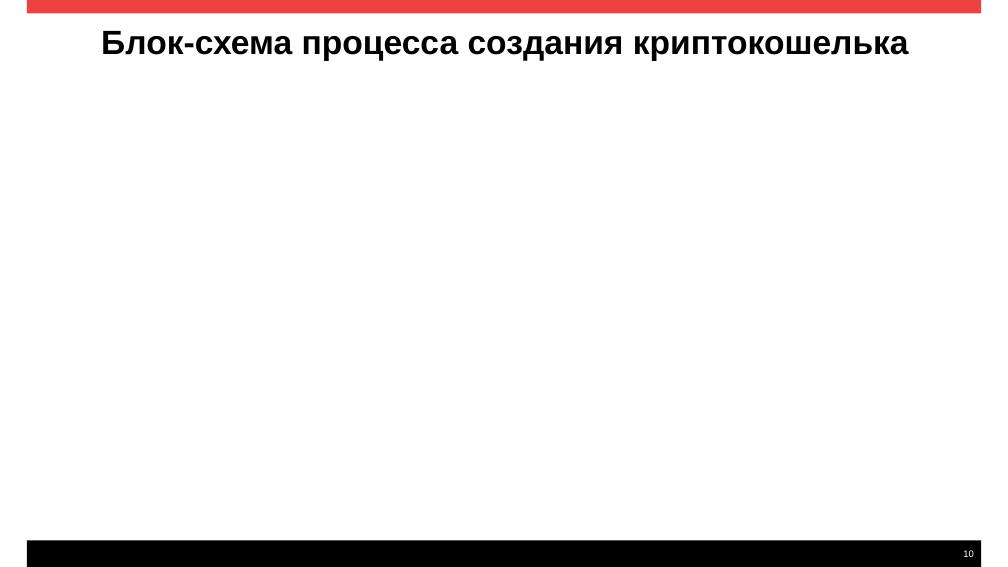
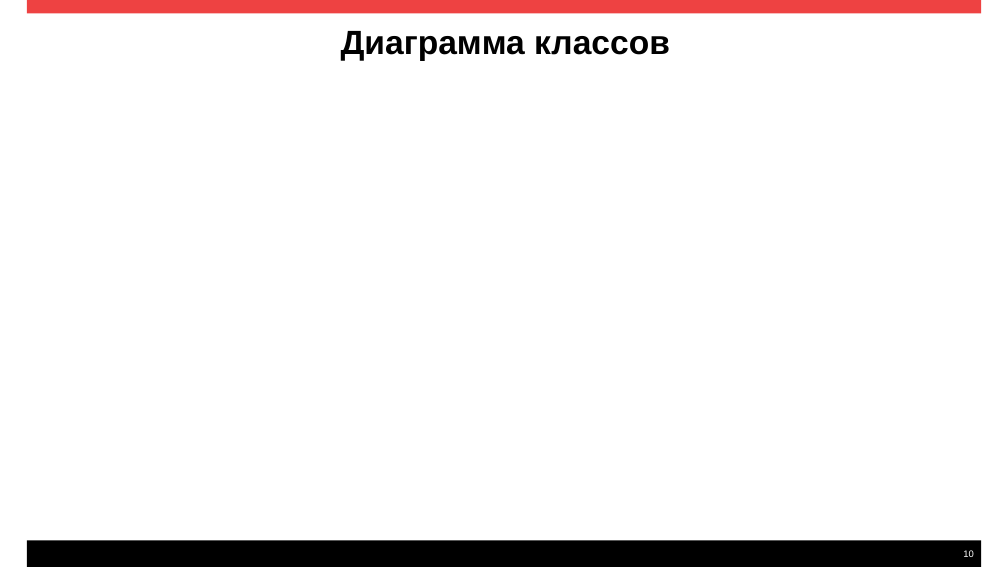
Before and after one commit to T1DEe/MAGWalletDP, a slide deck: slide 10 of Диплом. Документация/Презентация.pptx. Drawn at 1008x567 pixels with LibreOffice and Linux fonts; fonts in the diff are those of the drawing. Boxes give left, top, right and bottom in pixels: in the first picture for what was removed or moved away, otherwise in the second. Text is boxed around its words. In the diff, an @@ line names an element or a change of style, - is before the commit and + after.

```diff
--- a/Диплом. Документация/Презентация.pptx
+++ b/Диплом. Документация/Презентация.pptx
@@ text at <box>341,31,670,60</box>: text changed @@
-Блок-схема процесса создания криптокошелька
+Диаграмма классов
```
Also in this commit, not shown: 1 other slide changed, 7 other files.
